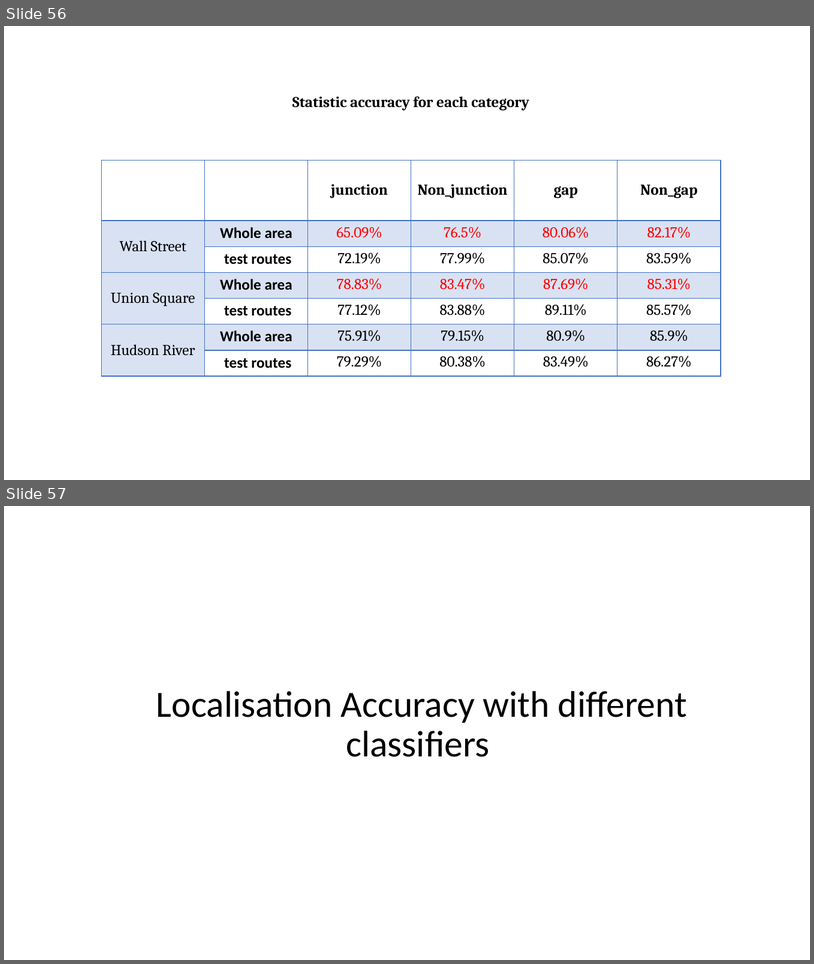
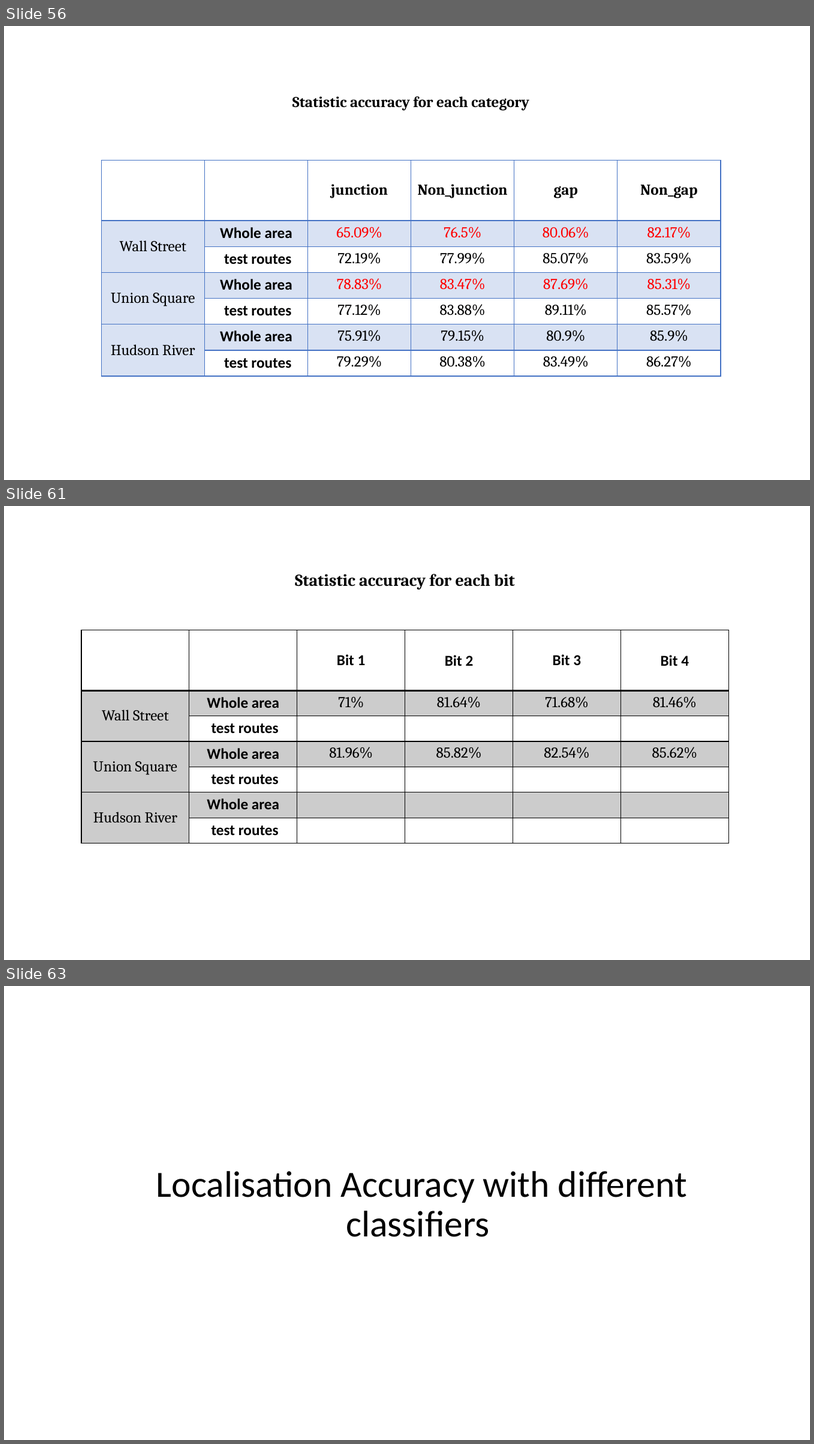
Before and after one commit to ZhouMengjie/bsd-cnn-network, a slide deck: BSD_Figures.pptx. Shown one above the other, each under a label of ours: slides 56 and 57 before the commit, slides 56, 61 and 63 after it; the slides between them are not shown. The pictures are 814x964 and 814x1444 pixels, drawn with LibreOffice and Linux fonts; fonts in the diff are those of the drawing. Boxes give left, top, right and bottom in pixels: in the first picture for what was removed or moved away, otherwise in the second. Text is boxed around its words. In the diff, an @@ line names an element or a change of style, - is before the commit and + after.

```diff
--- a/BSD_Figures.pptx
+++ b/BSD_Figures.pptx
@@ slide 61 added at (4,506,810,960), background #FFFFFF @@
@@ text added at (295,574,515,589), 20 pt, text #000000, bold @@
+Statistic accuracy for each bit
@@ table added at (81,630,728,843), 7 rows, 6 columns @@
+ |  | Bit 1 | Bit 2 | Bit 3 | Bit 4
+Wall Street | Whole area | 71% | 81.64% | 71.68% | 81.46%
+ | test routes |  |  |  | 
+Union Square | Whole area | 81.96% | 85.82% | 82.54% | 85.62%
+ | test routes |  |  |  | 
+Hudson River | Whole area |  |  |  | 
+ | test routes |  |  |  | 
@@ what was slide 57 is now slide 63 @@
```
Also in this commit, not shown: 2 slides changed, 5 other slides added, 9 other files.
